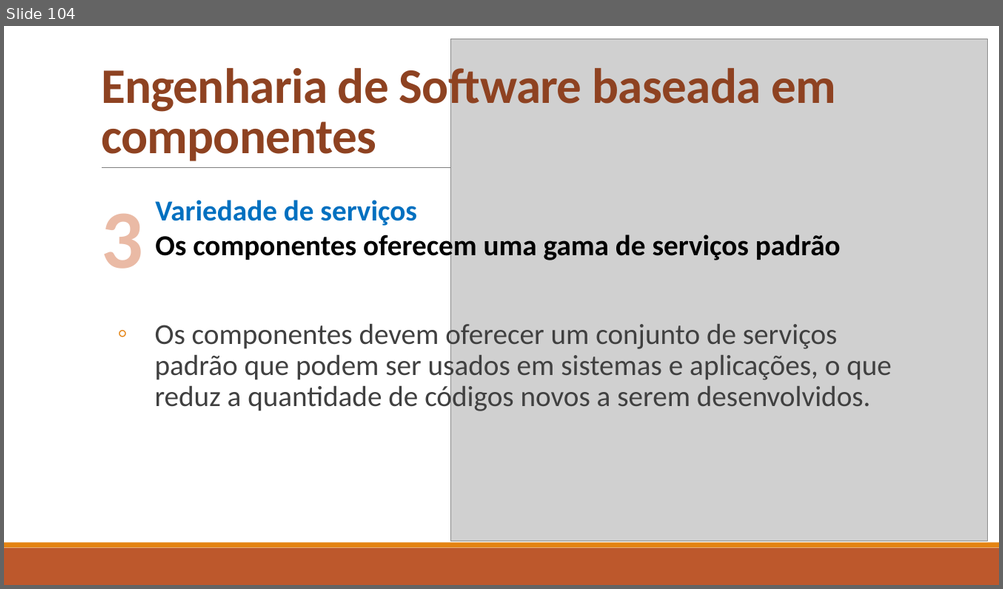
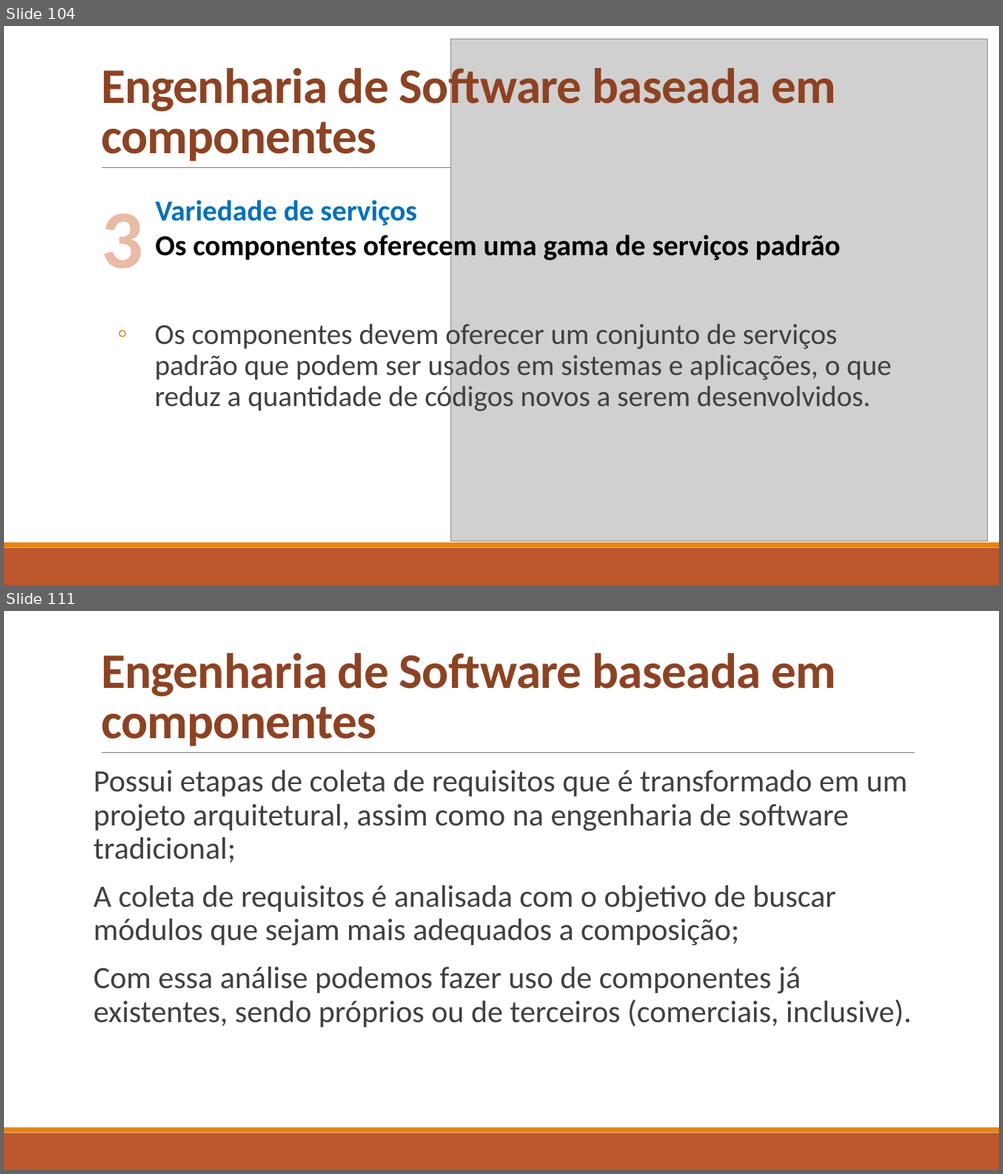
Before and after one commit to celsofurtado/reuso, a slide deck: Reuso de Software e Componentes.pptx. Shown one above the other, each under a label of ours: slide 104 before the commit, slides 104 and 111 after it; the slides between them are not shown. The pictures are 1003x589 and 1003x1174 pixels, drawn with LibreOffice and Linux fonts; fonts in the diff are those of the drawing; grey boxes stand for pictures. Boxes give left, top, right and bottom in pixels: in the first picture for what was removed or moved away, otherwise in the second. Text is boxed around its words. In the diff, an @@ line names an element or a change of style, - is before the commit and + after.

```diff
--- a/Reuso de Software e Componentes.pptx
+++ b/Reuso de Software e Componentes.pptx
@@ slide 111 added at box(4, 611, 999, 1170), background #FFFFFF; not listed: 3 template elements that a slide beside it also shows @@
@@ title added at box(101, 653, 836, 746), 48 pt, text #8E4221, bold @@
+Engenharia de Software baseada em componentes
@@ text added at box(94, 770, 911, 1028), 30 pt, text #404040 @@
+Possui etapas de coleta de requisitos que é transformado em um projeto arquitetural, assim como na engenharia de software tradicional;
+A coleta de requisitos é analisada com o objetivo de buscar módulos que sejam mais adequados a composição;
+Com essa análise podemos fazer uso de componentes já existentes, sendo próprios ou de terceiros (comerciais, inclusive).
```
Also in this commit, not shown: 35 other slides added.
